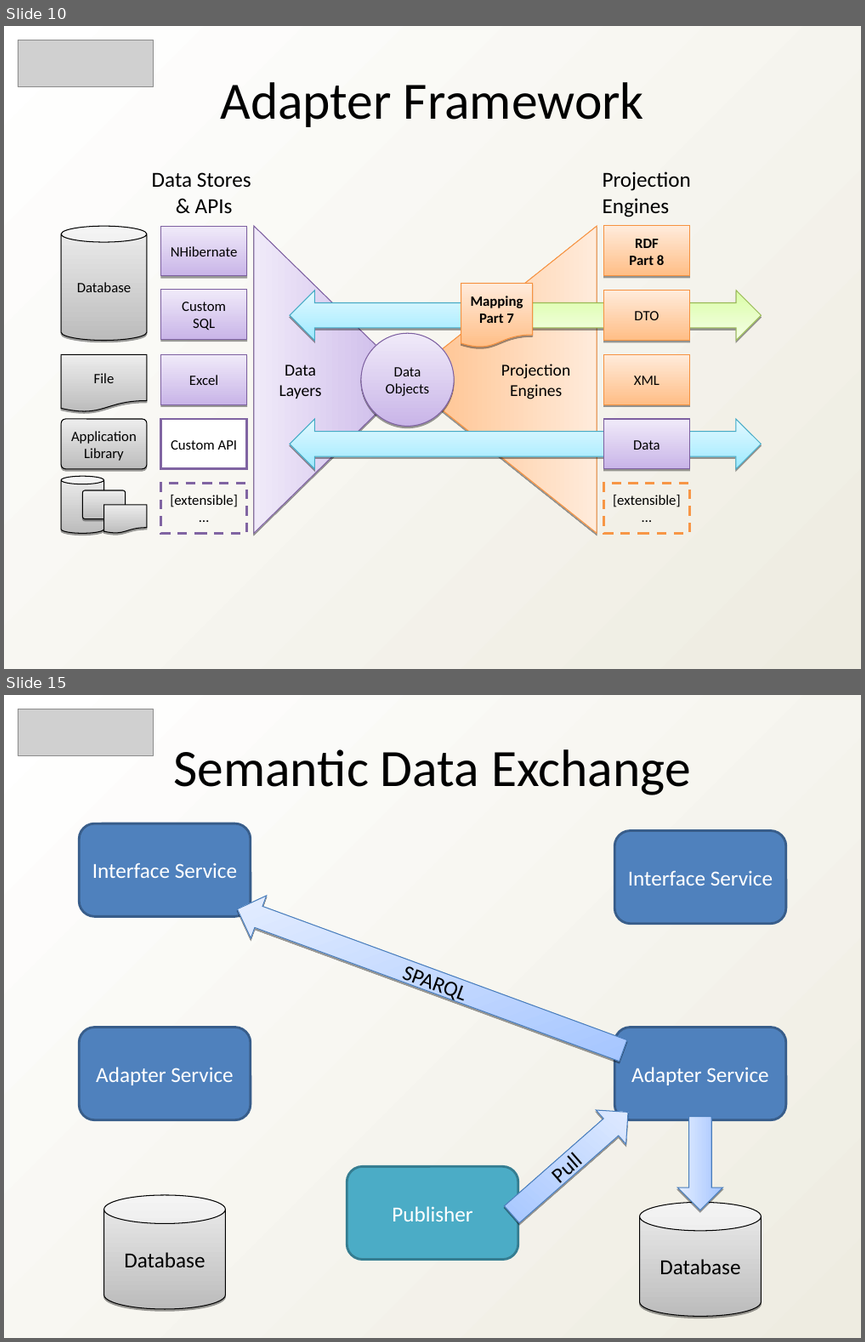
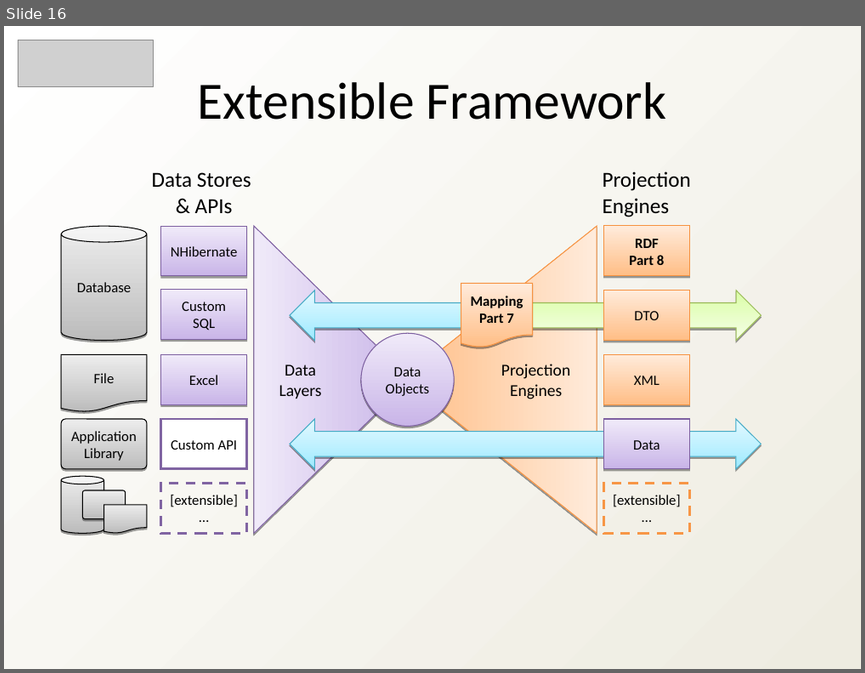
Before and after one commit to heyena/iring-tools, a slide deck: branches/2.0.x/Documentation/iRINGTools_Overview_v2.0.x.ppt. Shown one above the other, each under a label of ours: slides 10 and 15 before the commit, slide 16 after it; the slides between them are not shown. The pictures are 865x1342 and 865x673 pixels, drawn with LibreOffice and Linux fonts; fonts in the diff are those of the drawing; grey boxes stand for pictures. Boxes give left, top, right and bottom in pixels: in the first picture for what was removed or moved away, otherwise in the second. Text is boxed around its words. In the diff, an @@ line names an element or a change of style, - is before the commit and + after.

```diff
--- a/branches/2.0.x/Documentation/iRINGTools_Overview_v2.0.x.ppt
+++ b/branches/2.0.x/Documentation/iRINGTools_Overview_v2.0.x.ppt
@@ slide 15 removed at [4,695,861,1338], background gradient #FFFFFF to #EEECE1 @@
@@ picture removed at [18,709,154,756] @@
@@ text removed at [173,749,691,795] @@
-Semantic Data Exchange
@@ rounded rectangle removed at [80,823,250,916] @@
-Interface Service
@@ rounded rectangle removed at [615,830,786,923] @@
-Interface Service
@@ left arrow removed at [230,888,631,1072] @@
-SPARQL
@@ rounded rectangle removed at [80,1027,250,1119] @@
-Adapter Service
@@ rounded rectangle removed at [615,1027,786,1119] @@
-Adapter Service
@@ right arrow removed at [497,1095,643,1231] @@
-Pull
@@ right arrow removed at [677,1117,723,1210] @@
@@ rounded rectangle removed at [347,1166,518,1259] @@
-Publisher
@@ cylinder removed at [104,1195,226,1309] @@
-Database
@@ cylinder removed at [640,1202,761,1316] @@
-Database
@@ what was slide 10 is now slide 16 @@
@@ slide 16 changed as well @@
@@ text at [198,82,667,120]: text changed @@
-Adapter Framework
+Extensible Framework
```
Also in this commit, not shown: 8 other slides changed, 7 slides added, 7 other slides removed, 3 other files.
